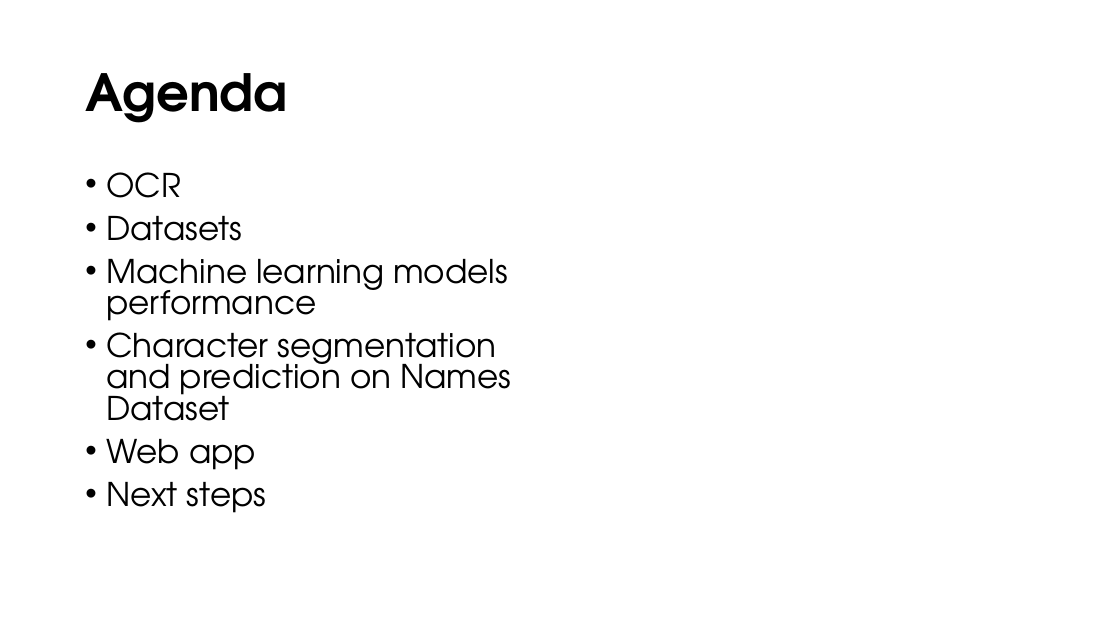
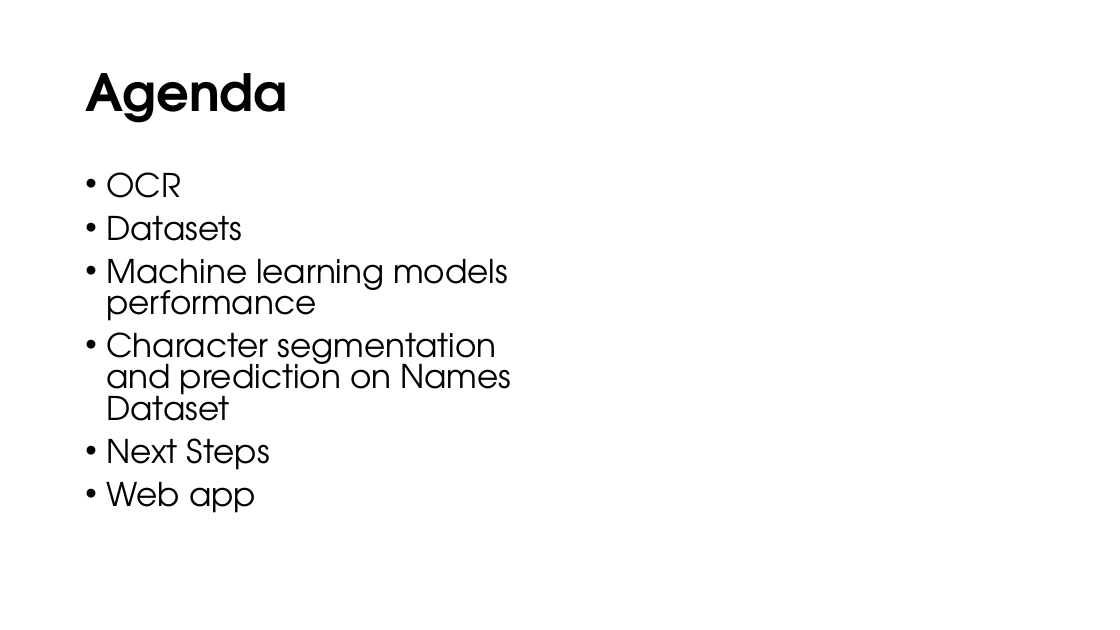
Before and after one commit to edejesus196/handwritten_names_recognition, a slide deck: slide 2 of presentation/MVP presentation.pptx. Drawn at 1120x630 pixels with LibreOffice and Linux fonts; fonts in the diff are those of the drawing. Boxes give left, top, right and bottom in pixels: in the first picture for what was removed or moved away, otherwise in the second. Text is boxed around its words. In the diff, an @@ line names an element or a change of style, - is before the commit and + after.

```diff
--- a/presentation/MVP presentation.pptx
+++ b/presentation/MVP presentation.pptx
@@ text at box(106, 438, 270, 470): paragraph added @@
+• Next Steps
@@ text at box(106, 482, 266, 513): paragraph removed @@
-• Next steps
```
Also in this commit, not shown: 2 other slides changed.
